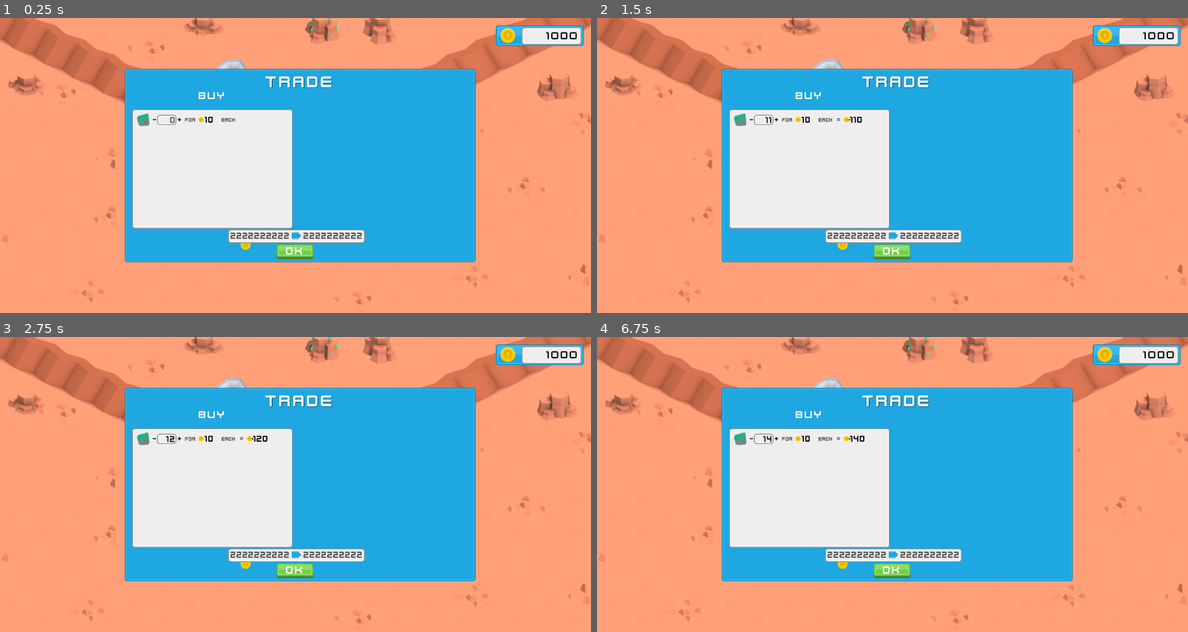
Above: before the commit, frames 1-4 (two rows, left to right).
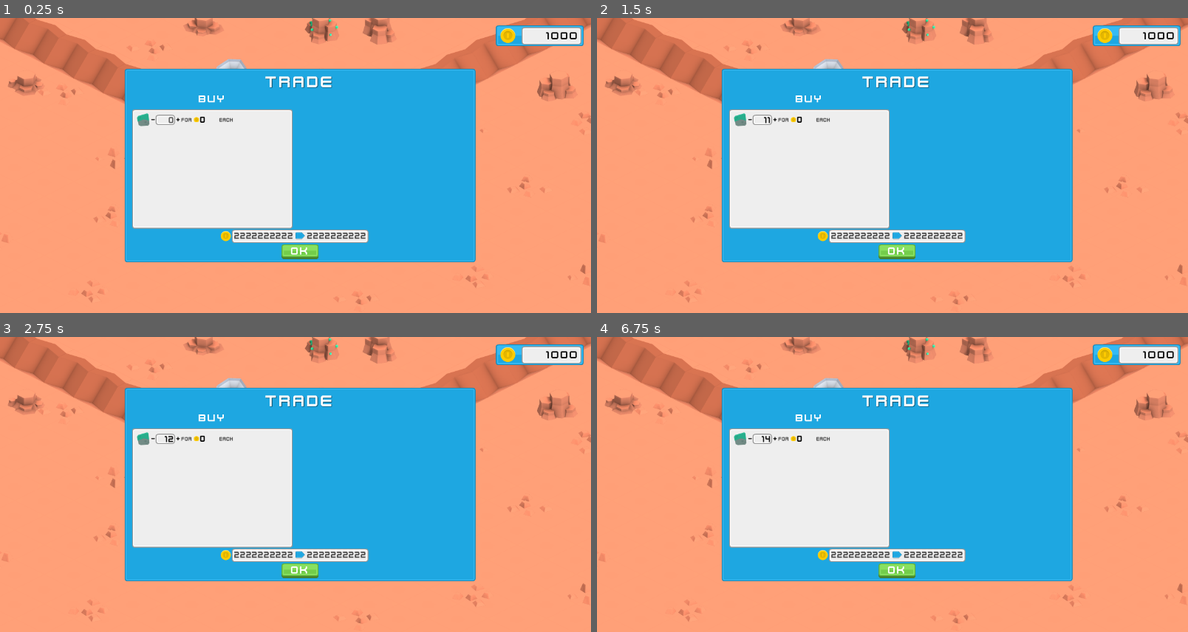
Above: after the commit, the same moments.

Repository: iapetos163/kenney-jam-2023
Game: Godot game, scene res://scene/planet.tscn
The game is run twice, just before and just after one commit, with the same random seed, the same clock (stepped at 60 frames per second) and the same inputs.
Inputs (mouse positions are in pixels of both pictures, inside the frame that each line leads up to):
- Up to frame 1 (0.25 s): no input
- Up to frame 2 (1.5 s): click (756, 121) at 0.52 s; type "12" at 0.6 s; click (750, 118) at 1.25 s
- Up to frame 3 (2.75 s): click (177, 437) at 2 s
- Up to frame 4 (6.75 s): click (750, 437) at 2.75 s; click (774, 437) at 3.5 s; click (750, 437) at 4.25 s; click (774, 437) at 5 s; tap Enter at 5.75 s; tap Space at 6.5 s

The runs differ from the first frame. In frame 1, 0.9% of the frame differs, in the area x 25-63%, y 25-82%; in frame 2, 0.9%; in frame 3, 0.9%; in frame 4, 0.9%.

Commit message:
Get positioning right

Diff:
--- a/scene/planet.tscn
+++ b/scene/planet.tscn
@@ -9,7 +9,6 @@
 [ext_resource type="LabelSettings" uid="uid://c7ibfkcae4uw2" path="res://ui/ui_subtitle_settings.tres" id="7_tsxho"]
 [ext_resource type="Texture2D" uid="uid://brv4xuarjigxr" path="res://asset/ui/blue_sliderRight.png" id="8_36pox"]
 [ext_resource type="PackedScene" uid="uid://boitdlwx2d4vh" path="res://ui/transaction_entry/transaction_entry.tscn" id="8_nsi8l"]
-[ext_resource type="Script" path="res://ui/buy_panel_contents.gd" id="8_u0pxh"]
 [ext_resource type="Theme" uid="uid://cb2s56xtatj3o" path="res://ui/base_theme.tres" id="9_taqc5"]
 [ext_resource type="PackedScene" uid="uid://dwcwkqy0bleq" path="res://ui/green_button.tscn" id="12_p0rwm"]
 
@@ -160,7 +159,7 @@
 grow_vertical = 2
 
 [node name="coin2" type="Sprite2D" parent="trade_ui/body_container"]
-position = Vector2(254, 330)
+position = Vector2(211, 311)
 scale = Vector2(0.335938, 0.335938)
 texture = ExtResource("3_vod5y")
 
@@ -169,9 +168,9 @@
 anchors_preset = 15
 anchor_right = 1.0
 anchor_bottom = 1.0
-offset_left = 216.0
+offset_left = 224.0
 offset_top = 297.0
-offset_right = -232.0
+offset_right = -224.0
 offset_bottom = -35.0
 grow_horizontal = 2
 grow_vertical = 2
@@ -232,8 +231,7 @@
 anchors_preset = 15
 anchor_right = 1.0
 anchor_bottom = 1.0
-offset_top = -7.0
-offset_bottom = -280.0
+offset_bottom = -273.0
 grow_horizontal = 2
 grow_vertical = 2
 text = "BUY"
@@ -263,7 +261,6 @@
 offset_bottom = -17.0
 grow_horizontal = 2
 grow_vertical = 2
-script = ExtResource("8_u0pxh")
 
 [node name="buy_entry" parent="trade_ui/body_container/buy_container/buy_panel_contents" instance=ExtResource("8_nsi8l")]
 layout_mode = 1
@@ -287,9 +284,9 @@
 anchors_preset = 15
 anchor_right = 1.0
 anchor_bottom = 1.0
-offset_left = 321.0
+offset_left = 332.0
 offset_top = 329.0
-offset_right = -343.0
+offset_right = -332.0
 offset_bottom = 1.0
 grow_horizontal = 2
 grow_vertical = 2
--- a/ui/buy_panel_contents.gd
+++ /dev/null
@@ -1,4 +0,0 @@
-extends Control
-
-func _ready():
-	$'./buy_entry'.set_unit_amount(10)
--- a/ui/transaction_entry/transaction_entry.tscn
+++ b/ui/transaction_entry/transaction_entry.tscn
@@ -29,8 +29,8 @@
 layout_mode = 1
 anchors_preset = 9
 anchor_bottom = 1.0
-offset_left = 35.0
-offset_right = 103.0
+offset_left = 32.0
+offset_right = 100.0
 grow_vertical = 2
 
 [node name="gray_panel" parent="amount_control" instance=ExtResource("2_wecv0")]
@@ -93,8 +93,8 @@
 anchors_preset = 15
 anchor_right = 1.0
 anchor_bottom = 1.0
-offset_left = 106.0
-offset_right = -194.0
+offset_left = 98.0
+offset_right = -202.0
 grow_horizontal = 2
 grow_vertical = 2
 theme_override_font_sizes/font_size = 12
@@ -102,7 +102,7 @@
 vertical_alignment = 1
 
 [node name="unit_amount_coin" type="Sprite2D" parent="."]
-position = Vector2(130, 4)
+position = Vector2(120, 4)
 scale = Vector2(0.179687, 0.179687)
 texture = ExtResource("5_vl5v3")
 centered = false
@@ -112,12 +112,12 @@
 anchors_preset = 15
 anchor_right = 1.0
 anchor_bottom = 1.0
-offset_left = 148.0
-offset_right = -147.0
+offset_left = 137.5
+offset_right = -154.5
 grow_horizontal = 2
 grow_vertical = 2
 theme_override_colors/font_color = Color(0, 0, 0, 1)
-text = "0"
+text = "222"
 vertical_alignment = 1
 script = ExtResource("9_mfjyc")
 
@@ -126,8 +126,8 @@
 anchors_preset = 15
 anchor_right = 1.0
 anchor_bottom = 1.0
-offset_left = 184.5
-offset_right = -104.5
+offset_left = 180.0
+offset_right = -114.0
 grow_horizontal = 2
 grow_vertical = 2
 theme_override_font_sizes/font_size = 12
@@ -139,7 +139,7 @@
 anchors_preset = 15
 anchor_right = 1.0
 anchor_bottom = 1.0
-offset_left = 225.0
+offset_left = 214.0
 grow_horizontal = 2
 grow_vertical = 2
 script = ExtResource("9_i1cey")
@@ -149,7 +149,7 @@
 anchors_preset = 15
 anchor_right = 1.0
 anchor_bottom = 1.0
-offset_right = -87.0
+offset_right = -104.0
 grow_horizontal = 2
 grow_vertical = 2
 theme_override_font_sizes/font_size = 12
@@ -161,8 +161,8 @@
 anchors_preset = 15
 anchor_right = 1.0
 anchor_bottom = 1.0
-offset_left = 18.0
-offset_right = -63.0
+offset_left = 9.0
+offset_right = -91.0
 grow_horizontal = 2
 grow_vertical = 2
 theme_override_colors/font_color = Color(0, 0, 0, 1)
@@ -171,7 +171,7 @@
 script = ExtResource("9_sfv4o")
 
 [node name="total_amount_coin" type="Sprite2D" parent="total_amount_container"]
-position = Vector2(10, 4)
+position = Vector2(19, 4)
 scale = Vector2(0.179687, 0.179687)
 texture = ExtResource("5_vl5v3")
 centered = false
@@ -181,11 +181,12 @@
 anchors_preset = 15
 anchor_right = 1.0
 anchor_bottom = 1.0
-offset_left = 28.0
+offset_left = 36.5
+offset_right = -0.5
 grow_horizontal = 2
 grow_vertical = 2
 theme_override_colors/font_color = Color(0, 0, 0, 1)
-text = "999999"
+text = "222222"
 vertical_alignment = 1
 script = ExtResource("12_f82mv")
 
Not shown: 1 places in scene/planet.tscn that only renumber resources
